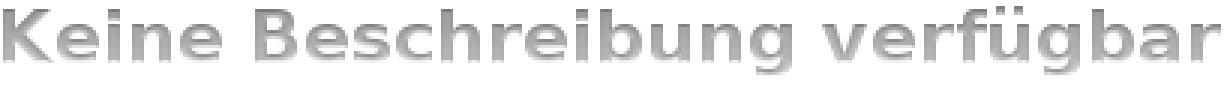
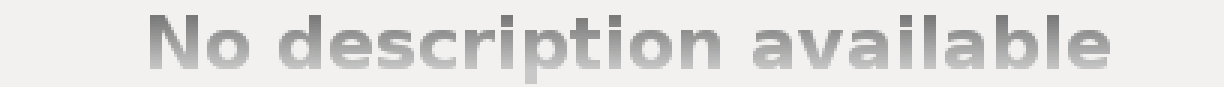
Comparing the layer stacks of the two 1224 × 87 images. Changes:
added layer "No description available" above "Schrift#1" over box(150, 15, 1110, 84)
hid "Schrift#1" over box(3, 6, 1221, 78)
showed "Hintergrund-Kopie" over box(0, 0, 1224, 87)
